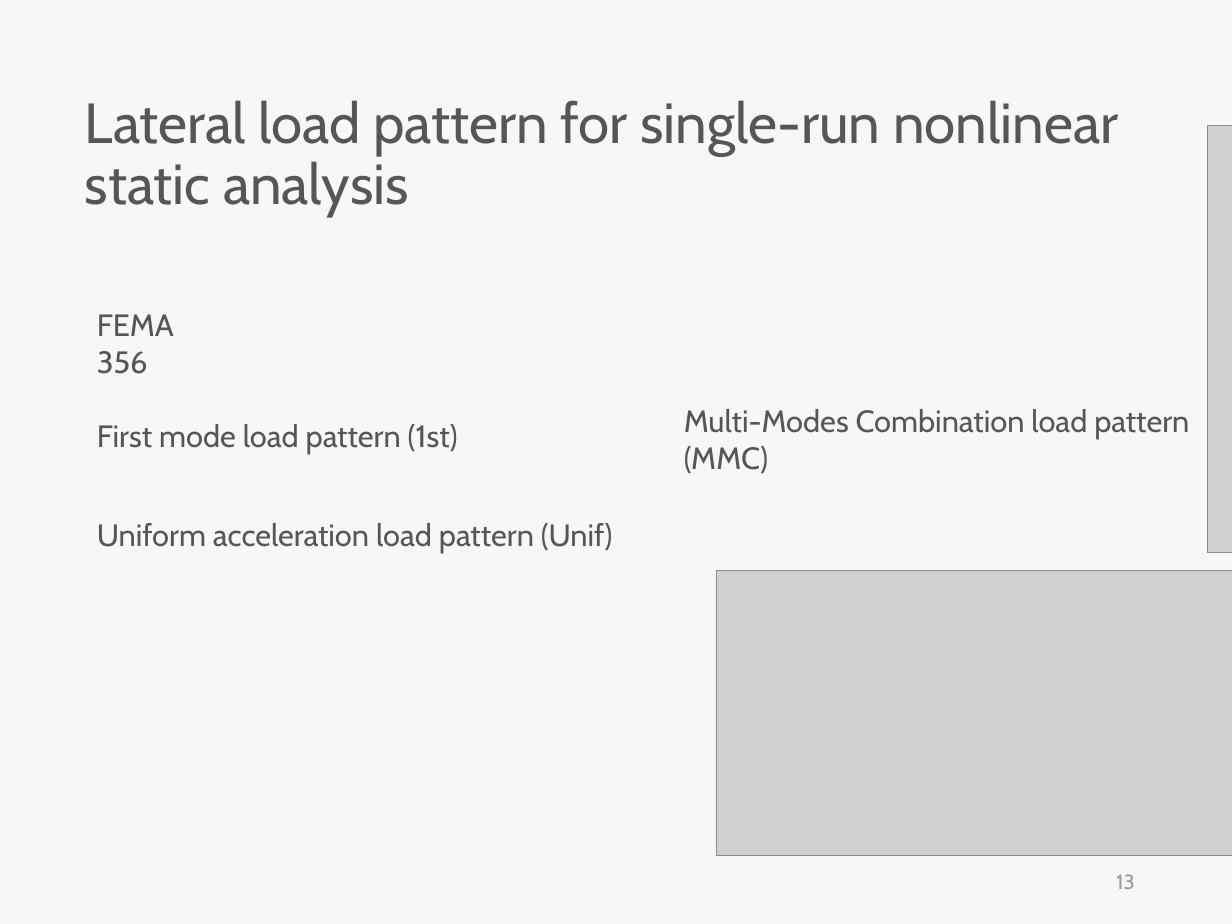
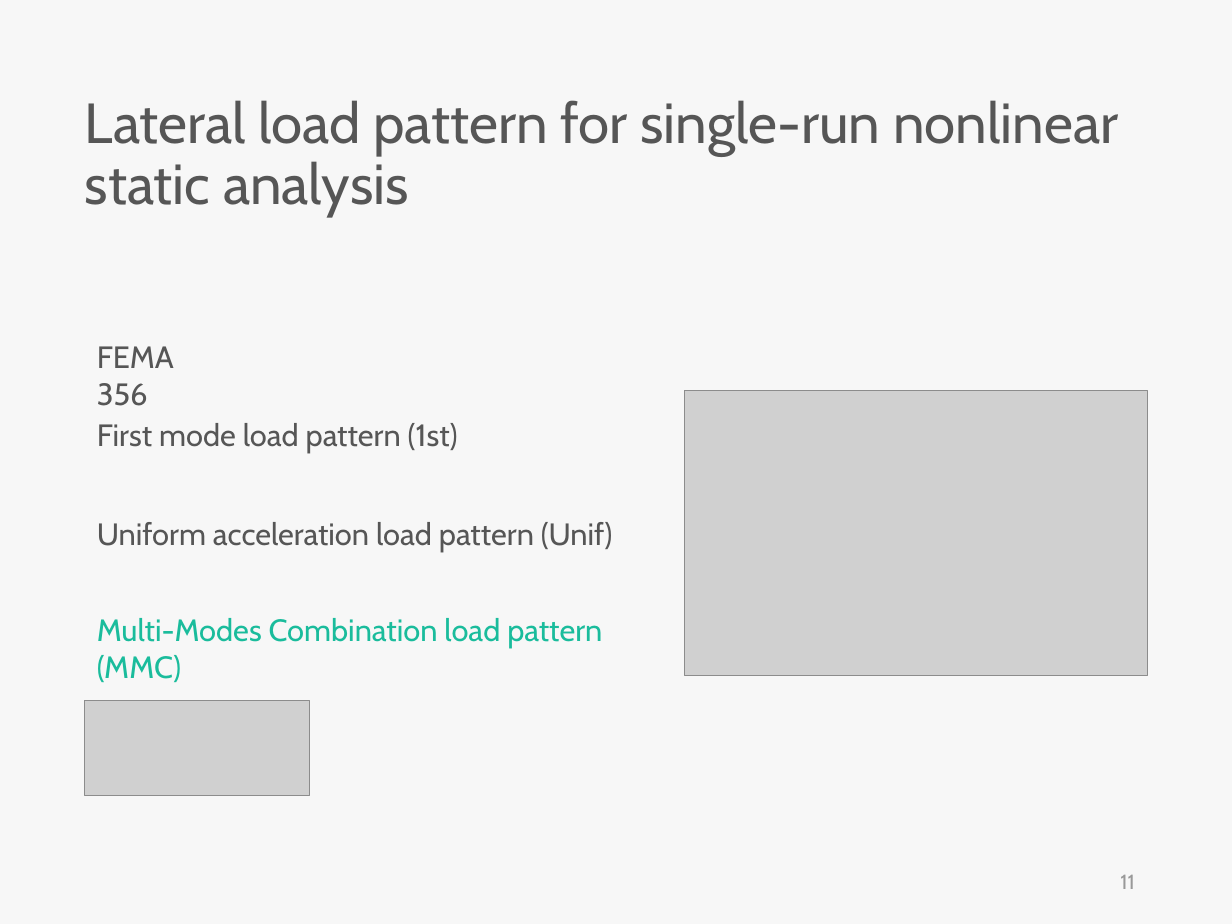
Before and after one commit to skyran1278/VbaProject, a slide deck: slide 11 of 20180126_SmartSplice/20180808_Meeting/Incremental dynamic analysis with multi-modes for seismic performance evaluation of RC bridges.pptx (slide 13 before the commit). Drawn at 1232x924 pixels with LibreOffice and Linux fonts; fonts in the diff are those of the drawing; grey boxes stand for pictures. Boxes give left, top, right and bottom in pixels: in the first picture for what was removed or moved away, otherwise in the second. Text is boxed around its words. In the diff, an @@ line names an element or a change of style, - is before the commit and + after.

```diff
--- a/20180126_SmartSplice/20180808_Meeting/Incremental dynamic analysis with multi-modes for seismic performance evaluation of RC bridges.pptx
+++ b/20180126_SmartSplice/20180808_Meeting/Incremental dynamic analysis with multi-modes for seismic performance evaluation of RC bridges.pptx
@@ picture removed at bbox=[1207, 126, 1232, 552] @@
@@ text "FEMA 356": place and size @@
-text "FEMA 356" at bbox=[97, 314, 174, 374]
+text "FEMA 356" at bbox=[97, 346, 174, 406]
@@ picture: place and size @@
-picture at bbox=[716, 570, 1232, 855]
+picture at bbox=[685, 391, 1148, 675]
@@ text "Multi-Modes Combination load pattern (MMC)": place and size @@
-text "Multi-Modes Combination load pattern (MMC)" at bbox=[684, 409, 1189, 473]
+text "Multi-Modes Combination load pattern (MMC)" at bbox=[97, 618, 602, 683]
@@ text "Multi-Modes Combination load pattern (MMC)" at bbox=[97, 618, 602, 683]: text colour #565656 to #1ABC9C @@
@@ picture added at bbox=[85, 701, 309, 796] @@
@@ page number at bbox=[1120, 875, 1135, 889]: text changed @@
-13
+11
```
Also in this commit, not shown: 6 other slides changed, 7 slides added, 36 slides removed, 3 other files.
